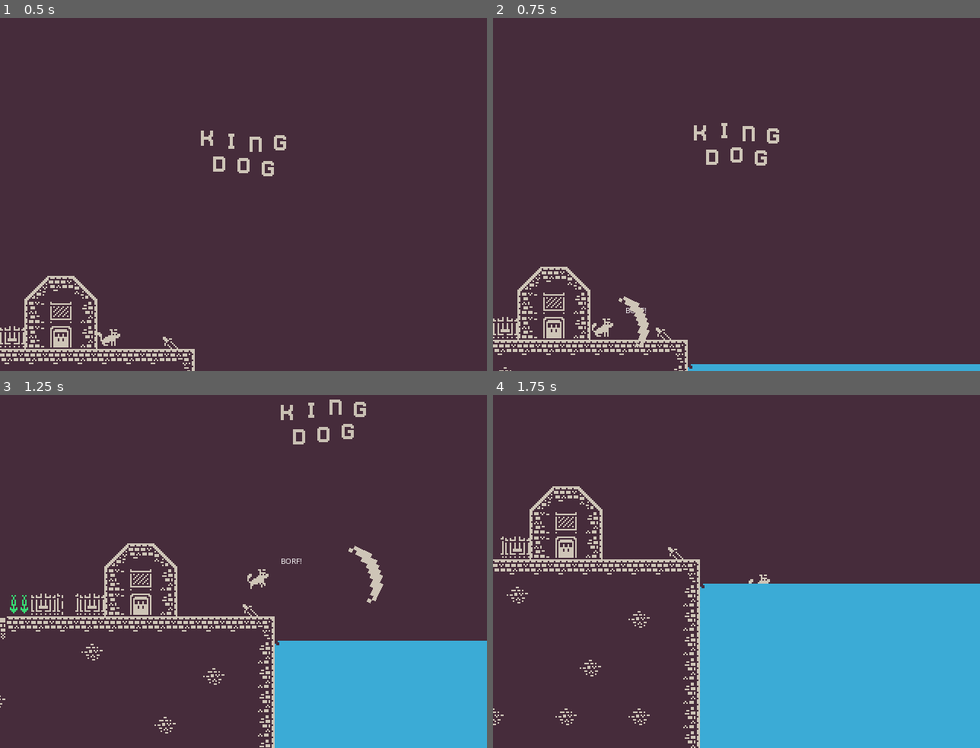
Above: before the commit, frames 1-4 (two rows, left to right).
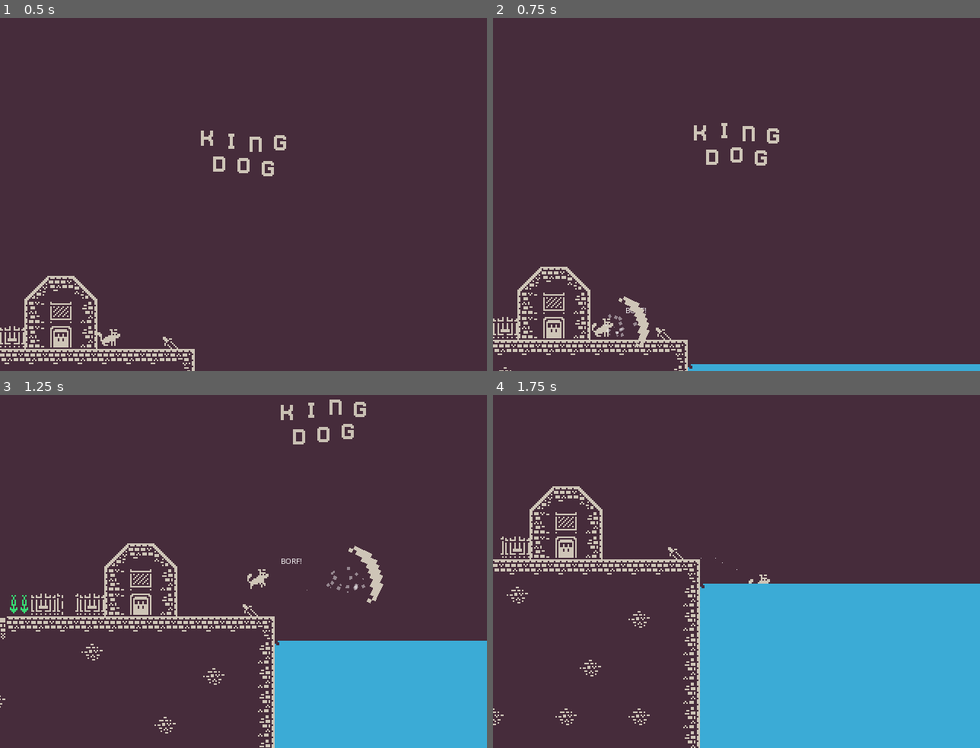
Above: after the commit, the same moments.

Repository: jdgazlay/king_dog
Game: Godot game, scene res://src/scenes/World.tscn
The game is run twice, just before and just after one commit, with the same random seed, the same clock (stepped at 60 frames per second) and the same inputs.
Inputs:
- Up to frame 1 (0.5 s): no input
- Up to frame 2 (0.75 s): tap Enter at 0.5 s; hold Right (ui_right) from 0.53 s (still down); tap Space (bark) at 0.6 s
- Up to frame 3 (1.25 s): keep holding Right (ui_right); tap Up (ui_up) at 0.77 s
- Up to frame 4 (1.75 s): keep holding Right (ui_right); tap Space (bark) at 1.35 s; tap Up (ui_up) at 1.52 s

Frame 1 is identical in both runs. In frame 2, less than 0.1% of the frame differs, in the area x 22-30%, y 83-91%; in frame 3, less than 0.1%, in the area x 62-75%, y 48-57%; in frame 4, less than 0.1%.

Commit message:
add running and barking particles

Diff:
--- a/src/scenes/Player.tscn
+++ b/src/scenes/Player.tscn
@@ -72,6 +72,58 @@
 
 [sub_resource type="RectangleShape2D" id=6]
 extents = Vector2( 8, 8 )
+
+[sub_resource type="Curve" id=7]
+_data = [ Vector2( 0, 0.736364 ), 0.0, 2.46084, 0, 0, Vector2( 0.936819, 0 ), 0.0, 0.0, 0, 0 ]
+
+[sub_resource type="CurveTexture" id=8]
+curve = SubResource( 7 )
+
+[sub_resource type="ParticlesMaterial" id=9]
+emission_shape = 2
+emission_box_extents = Vector3( 3, 3, 0 )
+flag_rotate_y = true
+flag_disable_z = true
+direction = Vector3( -1, 0, 0 )
+spread = 21.3
+gravity = Vector3( 0, 98, 0 )
+initial_velocity = 41.15
+initial_velocity_random = 1.0
+angular_velocity = 720.0
+angular_velocity_random = 1.0
+orbit_velocity = 0.0
+orbit_velocity_random = 0.0
+linear_accel = 2.79
+tangential_accel = 100.0
+tangential_accel_random = 1.0
+scale_curve = SubResource( 8 )
+color = Color( 1, 1, 1, 0.427451 )
+
+[sub_resource type="Gradient" id=10]
+offsets = PoolRealArray( 0, 0.988839, 1 )
+colors = PoolColorArray( 1, 1, 1, 1, 1, 1, 1, 0.0649422, 1, 1, 1, 0.0235294 )
+
+[sub_resource type="GradientTexture" id=11]
+gradient = SubResource( 10 )
+
+[sub_resource type="Curve" id=12]
+_data = [ Vector2( 0, 0.409091 ), 0.0, 0.0, 0, 0, Vector2( 0.987261, 1 ), 0.0, 0.0, 0, 0 ]
+
+[sub_resource type="CurveTexture" id=13]
+curve = SubResource( 12 )
+
+[sub_resource type="ParticlesMaterial" id=14]
+emission_shape = 2
+emission_box_extents = Vector3( 5, 1, 1 )
+flag_rotate_y = true
+flag_disable_z = true
+gravity = Vector3( 0, -1, 0 )
+angular_velocity = 10.0
+angular_velocity_random = 1.0
+orbit_velocity = 0.0
+orbit_velocity_random = 0.0
+scale_curve = SubResource( 13 )
+color_ramp = SubResource( 11 )
 
 [node name="Player" type="KinematicBody2D"]
 script = ExtResource( 2 )
@@ -155,3 +207,18 @@
 position = Vector2( 18.8, -3.7 )
 rotation = 0.436332
 texture = ExtResource( 5 )
+
+[node name="KingWoofParticles" type="Particles2D" parent="KingWoofSprite"]
+position = Vector2( -1.26108, 1.19578 )
+rotation = -0.436332
+scale = Vector2( 1, 1 )
+amount = 25
+lifetime = 0.35
+process_material = SubResource( 9 )
+
+[node name="RunningParticles" type="Particles2D" parent="."]
+position = Vector2( -0.350124, 6.3899 )
+amount = 15
+local_coords = false
+draw_order = 1
+process_material = SubResource( 14 )
--- a/src/scenes/World.tscn
+++ b/src/scenes/World.tscn
@@ -831,7 +831,6 @@
 [node name="ClimbStairs" type="AnimatedSprite" parent="."]
 position = Vector2( -648, 96 )
 frames = SubResource( 24 )
-frame = 1
 playing = true
 
 [node name="Label" type="Label" parent="ClimbStairs"]
--- a/src/scripts/Player.gd
+++ b/src/scripts/Player.gd
@@ -8,6 +8,7 @@
 onready var bork: = $Bork as Label
 onready var woof_sprite: = $WoofSprite1 as Sprite
 onready var king_woof_sprite: = $KingWoofSprite as Sprite
+onready var running_particles: = $RunningParticles as Particles2D
 
 signal bark
 
@@ -77,14 +78,18 @@
 func _animate() -> void:
 	if is_jumping:
 		animation_player.play("jump")
+		running_particles.emitting = false
 	elif just_landed:
 		animation_player.play("land")
+		running_particles.emitting = true
 	else:
 		if not animation_player.current_animation == "land":
 			if velocity.x == 0:
 				animation_player.play("idle")
+				running_particles.emitting = false
 			else:
 				animation_player.play("run")
+				running_particles.emitting = true
 
 	if velocity.x < 0:
 		sprite.flip_h = true
Not shown: 1 places in src/scenes/Player.tscn that only renumber resources
